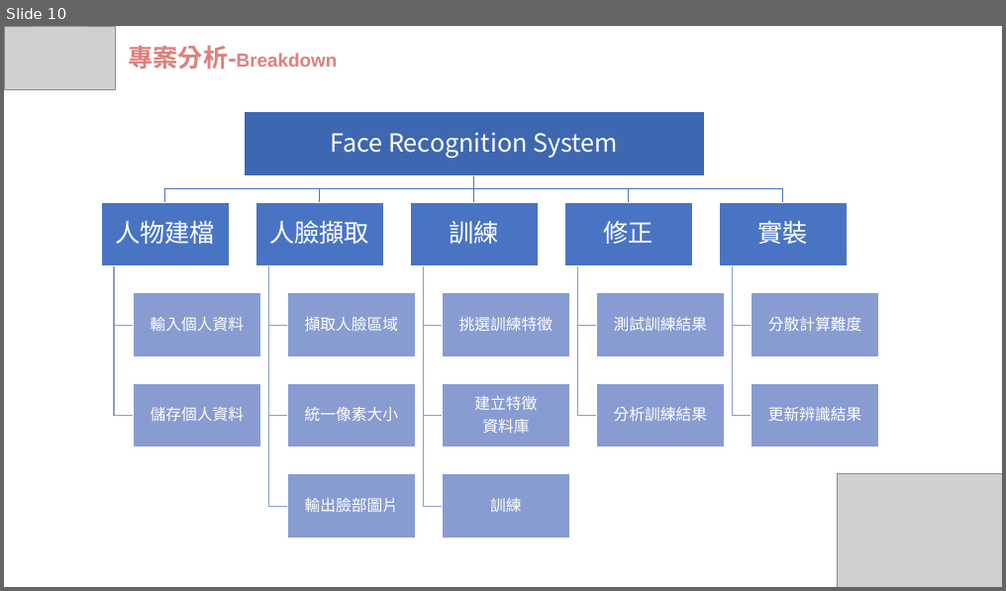
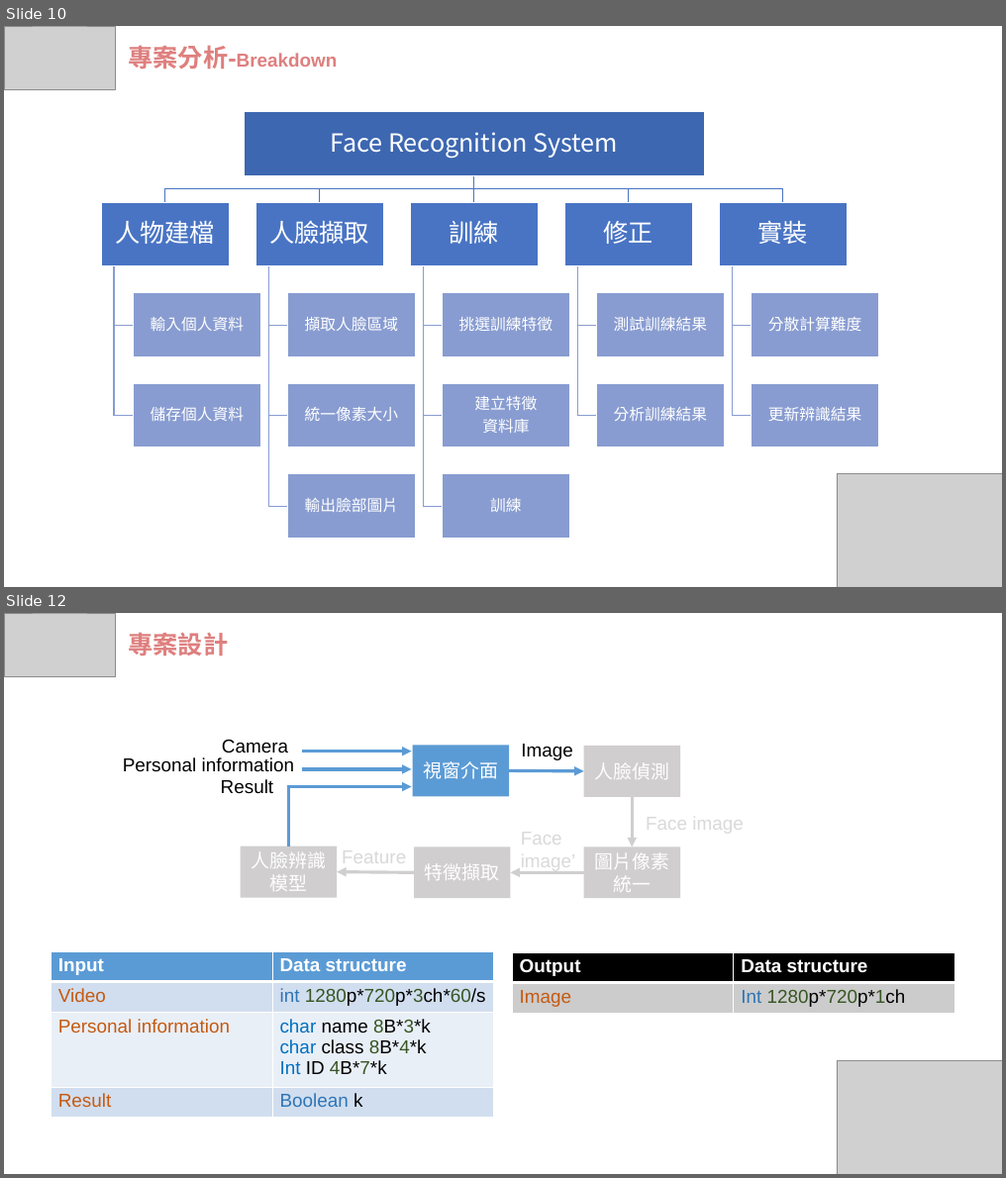
Before and after one commit to wasteee/Embedded-Image-Processing-final, a slide deck: IP_FRS.pptx. Shown one above the other, each under a label of ours: slide 10 before the commit, slides 10 and 12 after it; the slides between them are not shown. The pictures are 1006x591 and 1006x1178 pixels, drawn with LibreOffice and Linux fonts; fonts in the diff are those of the drawing; grey boxes stand for pictures. Boxes give left, top, right and bottom in pixels: in the first picture for what was removed or moved away, otherwise in the second. Text is boxed around its words. In the diff, an @@ line names an element or a change of style, - is before the commit and + after.

```diff
--- a/IP_FRS.pptx
+++ b/IP_FRS.pptx
@@ slide 12 added at [4, 613, 1002, 1174], background #FFFFFF @@
@@ picture added at [4, 613, 116, 676] @@
@@ text added at [128, 632, 228, 656], 24 pt, text #DE7F7E, bold @@
+專案設計
@@ text added at [123, 758, 294, 772], 18 pt, text #000000 @@
+Personal information
@@ text added at [222, 740, 288, 753], 18 pt, text #000000 @@
+Camera
@@ arrow added from (303, 752) to (411, 752), #5B9BD5 3 pt @@
@@ rectangle added at [413, 746, 509, 797], fill #5B9BD5, 18 pt, text #FFFFFF @@
+視窗介面
@@ text added at [521, 744, 573, 761], 18 pt, text #000000 @@
+Image
@@ rectangle added at [584, 746, 681, 797], fill #D0CECE, 18 pt, text #FFFFFF @@
+人臉偵測
@@ text added at [221, 779, 274, 794], 18 pt, text #000000 @@
+Result
@@ elbow arrow added from (288, 847) to (411, 786), #5B9BD5 3 pt @@
@@ arrow added from (303, 769) to (411, 769), #5B9BD5 3 pt @@
@@ arrow added from (509, 771) to (584, 771), #5B9BD5 3 pt @@
@@ arrow added from (632, 797) to (632, 848), #D0CECE 3 pt @@
@@ text added at [646, 813, 743, 834], 18 pt, text #D9D9D9 @@
+Face image
@@ rectangle added at [241, 847, 338, 898], fill #D0CECE, 18 pt, text #FFFFFF @@
+人臉辨識模型
@@ text added at [342, 847, 406, 867], 18 pt, text #D9D9D9 @@
+Feature
@@ rectangle added at [414, 848, 511, 899], fill #D0CECE, 18 pt, text #FFFFFF @@
+特徵擷取
@@ text added at [521, 829, 576, 872], 18 pt, text #D9D9D9 @@
+Face image’
@@ rectangle added at [584, 848, 681, 899], fill #D0CECE, 18 pt, text #FFFFFF @@
+圖片像素
+統一
@@ arrow added from (414, 872) to (338, 872), #D0CECE 3 pt @@
@@ arrow added from (584, 872) to (511, 872), #D0CECE 3 pt @@
@@ table added at [52, 952, 494, 1118], 4 rows, 2 columns @@
+Input | Data structure
+Video | int 1280p*720p*3ch*60/s
+Personal information | char name 8B*3*k / char class 8B*4*k / Int ID 4B*7*k
+Result | Boolean k
@@ table added at [512, 953, 955, 1014], 2 rows, 2 columns @@
+Output | Data structure
+Image | Int 1280p*720p*1ch
@@ picture added at [837, 1060, 1002, 1174] @@
```
Also in this commit, not shown: 5 other slides added.
